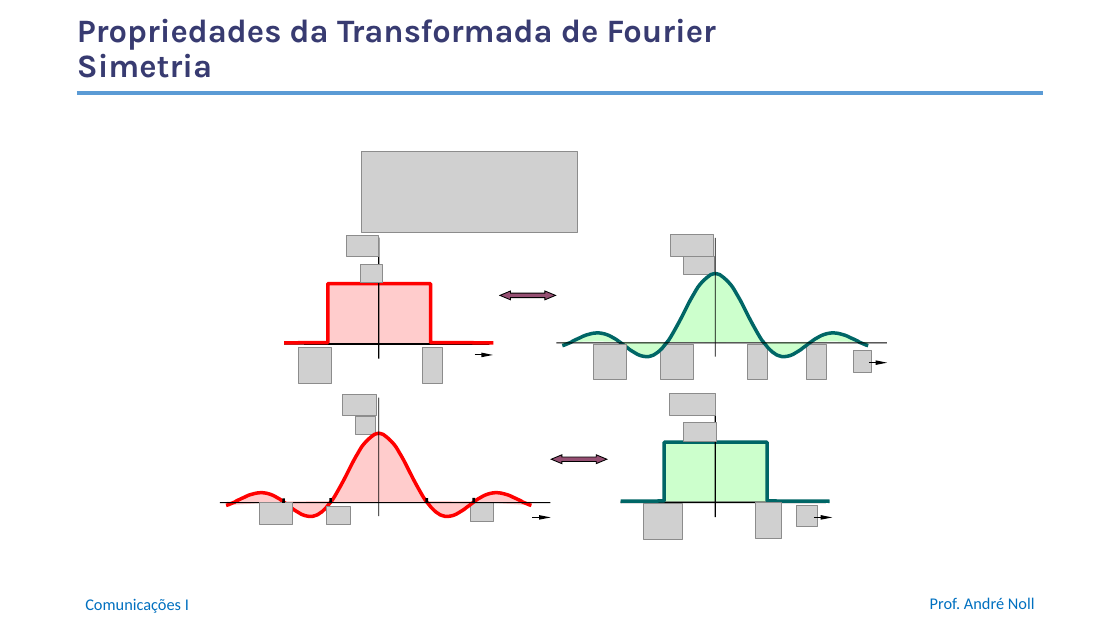
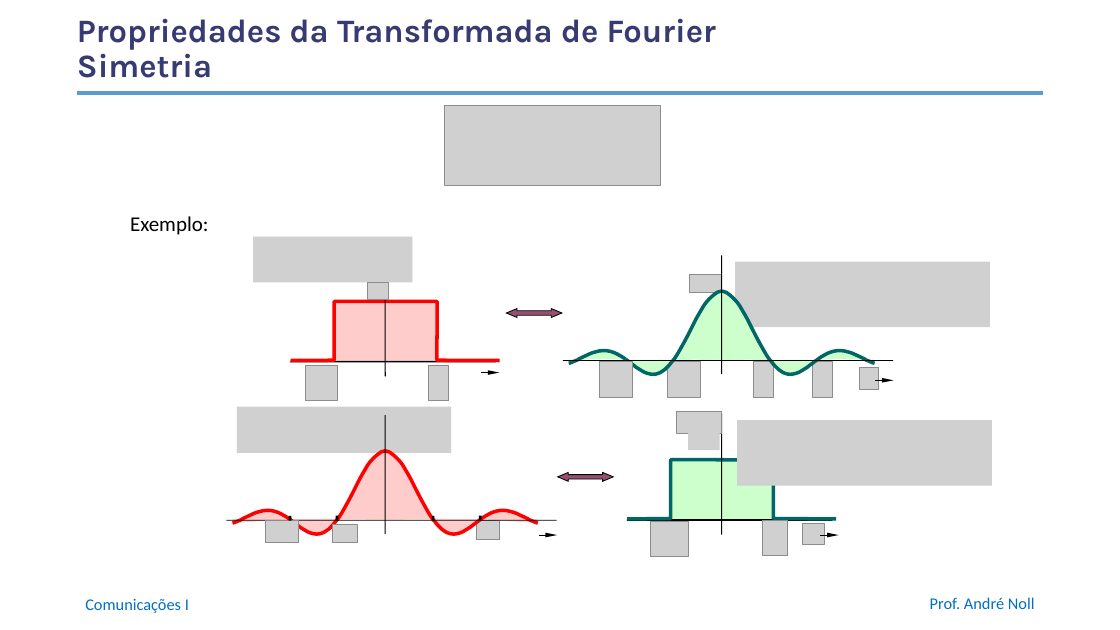
Before and after one commit to anollba/comunicacoes_i_ufrj, a slide deck: slide 18 of slides/Part1-Sistemas/01_03_TransformadaFourier.pptx. Drawn at 1120x630 pixels with LibreOffice and Linux fonts; fonts in the diff are those of the drawing; grey boxes stand for pictures; background and template pictures are left out. Boxes give left, top, right and bottom in pixels: in the first picture for what was removed or moved away, otherwise in the second. Text is boxed around its words. In the diff, an @@ line names an element or a change of style, - is before the commit and + after.

Commit message:
Correct slides Transformada Fourier

```diff
--- a/slides/Part1-Sistemas/01_03_TransformadaFourier.pptx
+++ b/slides/Part1-Sistemas/01_03_TransformadaFourier.pptx
@@ picture added at [444, 105, 660, 186] @@
@@ picture removed at [362, 152, 578, 233] @@
@@ text added at [130, 216, 208, 235], 18 pt, text #000000 @@
+Exemplo:
@@ 8 freeform shapes, 5 lines, 2 arrows, 2 left right arrows, 2 pictures: place and size @@
-8 freeform shapes, 5 lines, 2 arrows, 2 left right arrows, 2 pictures at [283, 238, 887, 518]
+8 freeform shapes, 5 lines, 2 arrows, 2 left right arrows, 2 pictures at [290, 255, 893, 535]
@@ 10 freeform shapes, 7 lines, 6 pictures, 2 arrows: place and size @@
-10 freeform shapes, 7 lines, 6 pictures, 2 arrows at [220, 274, 887, 539]
+10 freeform shapes, 7 lines, 6 pictures, 2 arrows at [227, 292, 894, 557]
@@ group added at [237, 237, 990, 544]: 12 pictures @@
@@ group removed at [260, 234, 872, 527]: 13 pictures @@
@@ picture added at [688, 433, 719, 450] @@
@@ picture added at [738, 420, 992, 486] @@
```
Also in this commit, not shown: 7 other slides changed, 1 other file.
